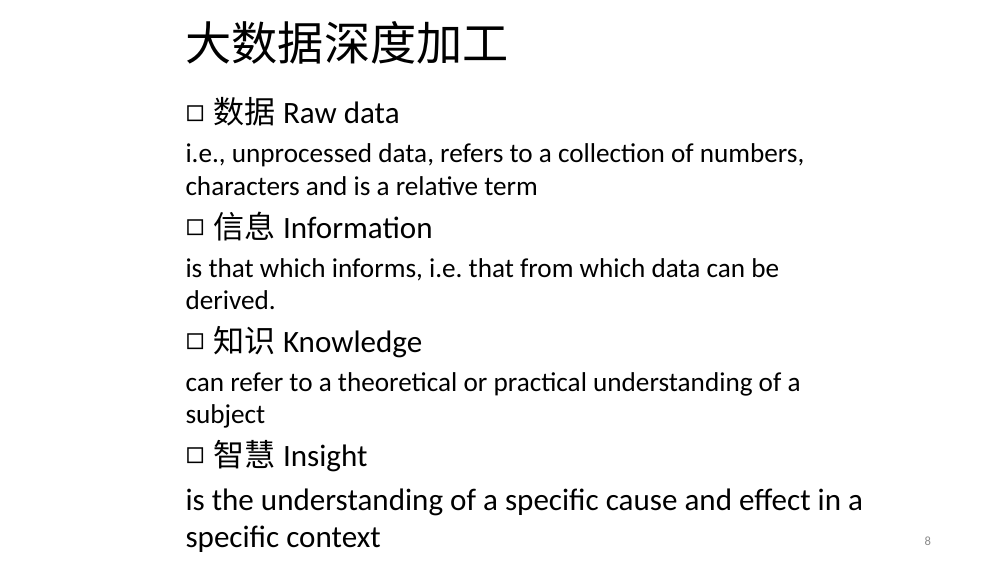
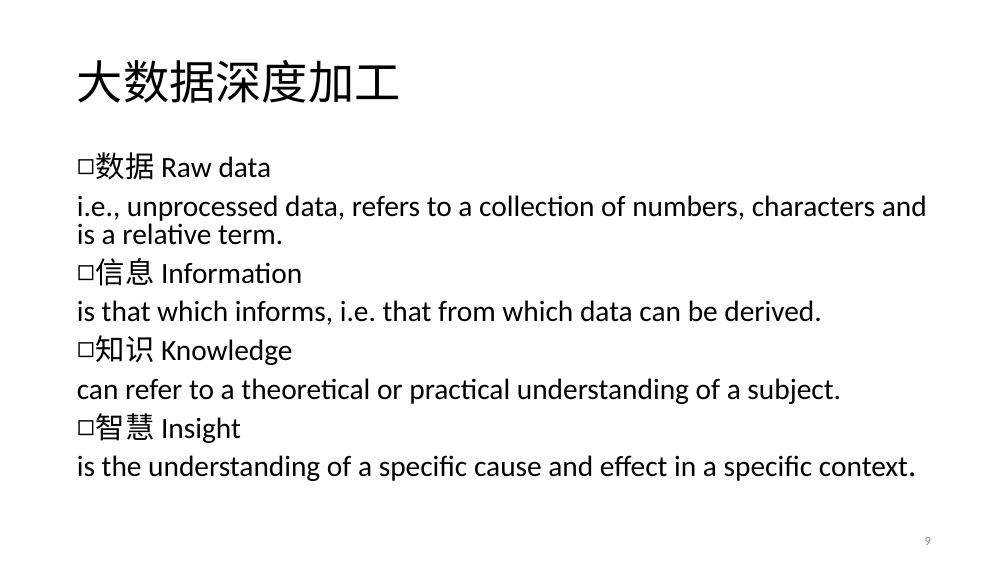
Before and after one commit to prm10/paper, a slide deck: slide 9 of presentation/big data.pptx (slide 8 before the commit). Drawn at 1008x567 pixels with LibreOffice and Linux fonts; fonts in the diff are those of the drawing. Boxes give left, top, right and bottom in pixels: in the first picture for what was removed or moved away, otherwise in the second. Text is boxed around its words. In the diff, an @@ line names an element or a change of style, - is before the commit and + after.

```diff
--- a/presentation/big data.pptx
+++ b/presentation/big data.pptx
@@ title "大数据深度加工": place and size @@
-title "大数据深度加工" at <box>186,21,510,64</box>
+title "大数据深度加工" at <box>77,60,401,103</box>
@@ title "大数据深度加工" at <box>77,60,401,103</box>: font Noto Sans CJK SC to Calibri @@
@@ text "数据 Raw data": place and size @@
-text "数据 Raw data" at <box>186,97,863,552</box>
+text "数据 Raw data" at <box>77,152,927,481</box>
@@ text at <box>77,152,821,443</box>: size 29.6 to 28 pt in "数据 Raw data", "信息 Information", "知识 Knowledge", "智慧 Insight"; size 25.9 to 28 pt in "is that which informs, i.e. that from ..."; indent changed; line spacing 1 to 0.8; more space between paragraphs @@
@@ text at <box>77,195,927,245</box>: text changed; size 25.9 to 28 pt @@
-i.e., unprocessed data, refers to a collection of numbers, characters and is a relative term
+i.e., unprocessed data, refers to a collection of numbers, characters and is a relative term.
@@ text at <box>77,378,841,404</box>: text changed; size 25.9 to 28 pt @@
-can refer to a theoretical or practical understanding of a subject
+can refer to a theoretical or practical understanding of a subject.
@@ text at <box>77,455,916,481</box>: text changed; size 29.6 to 28 pt @@
-is the understanding of a specific cause and effect in a specific context
+is the understanding of a specific cause and effect in a specific context.
```
Also in this commit, not shown: 7 other slides changed, 1 slide added, 4 other files.
